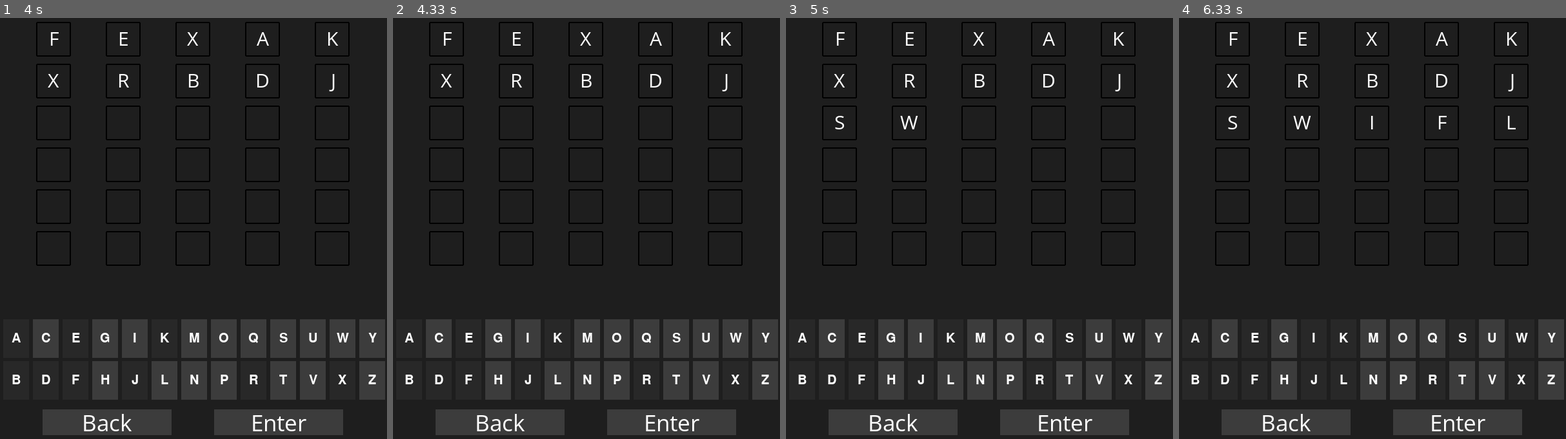
Above: before the commit, frames 1-4 (left to right).
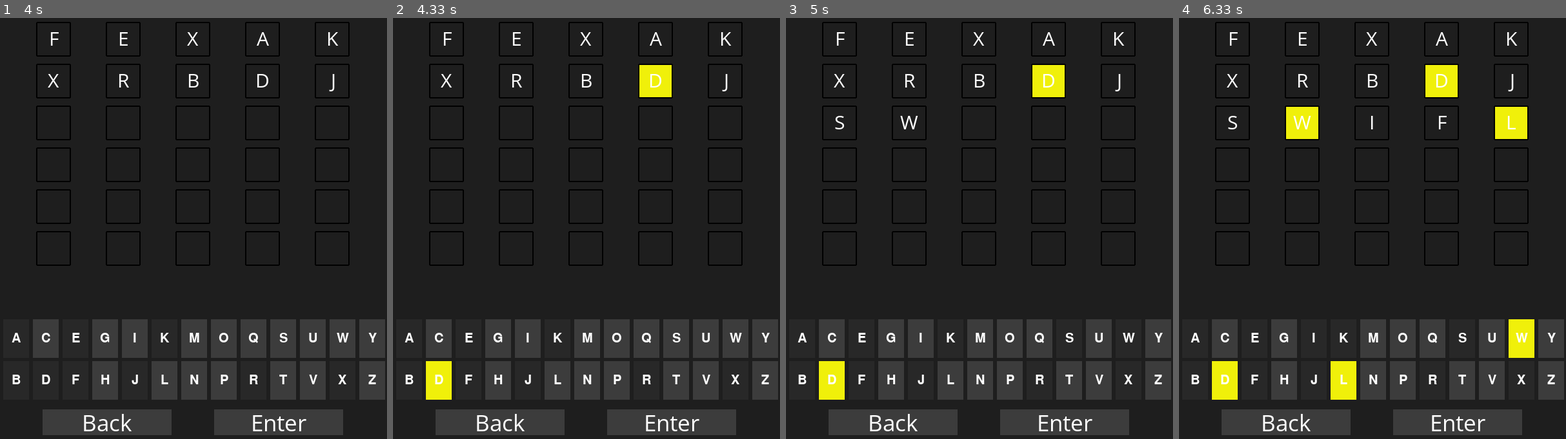
Above: after the commit, the same moments.

Repository: mojtabavahidinasab/Pygame-Projects
Game: pygame game, started from Pygame-Projects/Wordle-remake/src/main.py
Same seed, same stepped clock (60 frames per second), same inputs: the game is played once before the commit and once after it.
Inputs (mouse positions are in pixels of both pictures, inside the frame that each line leads up to):
- Up to frame 1 (4 s): click "Enter" at 0.38 s; click "F" at 0.72 s; click (73, 321) at 1.05 s; click (332, 375) at 1.38 s; click "A" at 1.72 s; click (174, 333) at 2.05 s; click (340, 384) at 2.38 s; click "R" at 2.72 s; click "B" at 3.05 s; click "D" at 3.38 s; click "J" at 3.72 s
- Up to frame 2 (4.33 s): click "Enter" at 4.05 s
- Up to frame 3 (5 s): click "S" at 4.38 s; click (1118, 321) at 4.72 s
- Up to frame 4 (6.33 s): click (1314, 346) at 5.05 s; click (1256, 384) at 5.38 s; click "L" at 5.72 s; click "Enter" at 6.05 s

Frame 1 is identical in both runs. In frame 2, 1.2% of the frame differs, in the area x 8-72%, y 11-91%; in frame 3, 1.2%; in frame 4, 3.6%, in the area x 8-92%, y 11-91%.

Commit message:
Updated all paths

Diff:
--- a/Pygame-Projects/Hand-Cricket/main.py
+++ b/Pygame-Projects/Hand-Cricket/main.py
@@ -13,7 +13,7 @@
 time.sleep(0.2)
 print("The code is one of the worst that I've written, I dont even remember the amount of variables I've created.")
 
-mixer.music.load("Hand-Cricket/sound.mp3")
+mixer.music.load("Pygame-Projects/Hand-Cricket/sound.mp3")
 mixer.music.set_volume(0.9)
 
 pygame.display.set_caption("Hand Cricket!")
@@ -46,7 +46,7 @@
         self.width = self.height = 600
         self.win = pygame.display.set_mode((self.width, self.height))
         self.color_main = (240, 240, 240)
-        self.font = pygame.font.Font('Hand-Cricket/moran.ttf', 30)
+        self.font = pygame.font.Font('Pygame-Projects/Hand-Cricket/moran.ttf', 30)
         self.pos = (0, 0)
         self.bat_score = 0
         self.clock = pygame.time.Clock()
--- a/Pygame-Projects/Hangman/hangman.py
+++ b/Pygame-Projects/Hangman/hangman.py
@@ -14,12 +14,12 @@
 pygame.init()
 mixer.init()
 
-mixer.music.load("Hangman/click.wav")
+mixer.music.load("Pygame-Projects/Hangman/click.wav")
 mixer.music.set_volume(0.9)
 
 words = ['JETHALAL', 'DAYA', 'CHAMPAKLAL', 'TAPU', 'MEHTA', 'ANJALI', 'BHIDE', 'SONU', 'MADHVI', 'POPATLAL', 'ABDUL', 'ROSHAN', 'GOGI', 'PINKU', 'KOMAL', 'HATHI', 'GOLI', 'IYER', 'BABITA', 'NATU', 'BAGHA', 'BAWRI']
 
-images = [pygame.image.load("Hangman/images/hangman0.png"), pygame.image.load("Hangman/images/hangman1.png"),pygame.image.load("Hangman/images/hangman2.png"), pygame.image.load("Hangman/images/hangman3.png"), pygame.image.load("Hangman/images/hangman4.png"), pygame.image.load("Hangman/images/hangman5.png"), pygame.image.load("Hangman/images/hangman6.png")]
+images = [pygame.image.load("Pygame-Projects/Hangman/images/hangman0.png"), pygame.image.load("Pygame-Projects/Hangman/images/hangman1.png"),pygame.image.load("Pygame-Projects/Hangman/images/hangman2.png"), pygame.image.load("Pygame-Projects/Hangman/images/hangman3.png"), pygame.image.load("Pygame-Projects/Hangman/images/hangman4.png"), pygame.image.load("Pygame-Projects/Hangman/images/hangman5.png"), pygame.image.load("Pygame-Projects/Hangman/images/hangman6.png")]
 
 class Button:
     def __init__(self, x, y, letter):
--- a/Pygame-Projects/Rock-Paper-Scissors/main.py
+++ b/Pygame-Projects/Rock-Paper-Scissors/main.py
@@ -12,13 +12,13 @@
 pygame.init()
 mixer.init()
 
-mixer.music.load("Rock-Paper-Scissors/assets/sound.mp3")
+mixer.music.load("Pygame-Projects/Rock-Paper-Scissors/assets/sound.mp3")
 mixer.music.set_volume(0.9)
 
 pygame.display.set_caption("Rock-Paper-Scissors!")
 
 def get_image(name):
-    return pygame.transform.scale(pygame.image.load(join("Rock-Paper-Scissors/assets", name)), (192, 192))
+    return pygame.transform.scale(pygame.image.load(join("Pygame-Projects/Rock-Paper-Scissors/assets", name)), (192, 192))
 
 class Button:
     def __init__(self, x, y, image, name):
@@ -45,7 +45,7 @@
         self.Run = True
         self.pos, self.comp_choice, self.name_in_play, self.mouse_down = (0, 0), None, None, False
         self.Draw, self.Player_win, self.Comp_win = False, False, False
-        self.font = pygame.font.Font("Rock-Paper-Scissors/assets/brightgear.otf", 48)
+        self.font = pygame.font.Font("Pygame-Projects/Rock-Paper-Scissors/assets/brightgear.otf", 48)
 
     def draw_text(self, text, pos):
         rendered_text = self.font.render(text, True, (0, 0, 0), self.color)
--- a/Pygame-Projects/Space-Invaders/main.py
+++ b/Pygame-Projects/Space-Invaders/main.py
@@ -7,7 +7,7 @@
 class Player:
     def __init__(self):
         self.width = self.height = 64
-        self.img = pygame.transform.scale((pygame.image.load('Space-Invaders/Assets/player_img.png')), (self.width, self.height))
+        self.img = pygame.transform.scale((pygame.image.load('Pygame-Projects/Space-Invaders/Assets/player_img.png')), (self.width, self.height))
         self.x = ((640 - self.width)//2)
         self.y = 500
         self.vel = 32
@@ -54,7 +54,7 @@
 class Enemy:
     def __init__(self, x, y):
         self.width = self.height = 48
-        self.img = pygame.transform.scale((pygame.image.load('Space-Invaders/Assets/enemy.png')), (self.width, self.height))
+        self.img = pygame.transform.scale((pygame.image.load('Pygame-Projects/Space-Invaders/Assets/enemy.png')), (self.width, self.height))
         self.x = x
         self.y = y
         self.vel_list = [2, 4, 6, 8, 10, 12]
--- a/Pygame-Projects/Top-Down-Tank-Game/Game/bullet.py
+++ b/Pygame-Projects/Top-Down-Tank-Game/Game/bullet.py
@@ -9,7 +9,7 @@
         self.height = 5
         self.color = (240, 240, 240)
         self.rect = pygame.Rect(self.x, self.y, self.width, self.height)
-        self.img = pygame.transform.scale(pygame.image.load("Pygame-All-Projects/Top-Down-Tank-Game/assets/images/bullet.png"), (5, 5))
+        self.img = pygame.transform.scale(pygame.image.load("Pygame-Projects/Top-Down-Tank-Game/assets/images/bullet.png"), (5, 5))
 
     def draw(self, win):
         win.blit(self.img, (self.x, self.y))
--- a/Pygame-Projects/Top-Down-Tank-Game/Game/enemy.py
+++ b/Pygame-Projects/Top-Down-Tank-Game/Game/enemy.py
@@ -9,7 +9,7 @@
         self.color = (200, 150, 150)
         self.speed = 5
         self.rect = pygame.Rect(self.x, self.y, self.width, self.height)
-        self.img = pygame.transform.scale(pygame.image.load("Pygame-All-Projects/Top-Down-Tank-Game/assets/images/enemy.png"), (40, 40))
+        self.img = pygame.transform.scale(pygame.image.load("Pygame-Projects/Top-Down-Tank-Game/assets/images/enemy.png"), (40, 40))
 
     def draw(self, win):
 
--- a/Pygame-Projects/Top-Down-Tank-Game/Game/main.py
+++ b/Pygame-Projects/Top-Down-Tank-Game/Game/main.py
@@ -42,8 +42,8 @@
         self.bullet_count = Label("Bullets: ", self.bullets - self.counter, self.color, (1330, 300))
         self.score_label = Label("Score: ", self.score, self.color, (1330, 400))
         self.menu = Menu(1250, 100)
-        self.tank_shooting = pygame.mixer.Sound("Pygame-All-Projects/Top-Down-Tank-Game/assets/sounds/tank-shooting.wav")
-        self.tank_hit = pygame.mixer.Sound("Pygame-All-Projects/Top-Down-Tank-Game/assets/sounds/tank-hit.mp3")
+        self.tank_shooting = pygame.mixer.Sound("Pygame-Projects/Top-Down-Tank-Game/assets/sounds/tank-shooting.wav")
+        self.tank_hit = pygame.mixer.Sound("Pygame-Projects/Top-Down-Tank-Game/assets/sounds/tank-hit.mp3")
 
     def enemy_bullet_collision(self):
         for enemy in self.enemy_list[:]:
--- a/Pygame-Projects/Top-Down-Tank-Game/Game/player.py
+++ b/Pygame-Projects/Top-Down-Tank-Game/Game/player.py
@@ -10,11 +10,11 @@
         self.center_x = self.x + self.width/2
         self.center_y = self.y + self.height/2
         self.visible = True
-        self.img = pygame.transform.scale(pygame.image.load("Pygame-All-Projects/Top-Down-Tank-Game/assets/images/Tanks.png"), (64, 64))
+        self.img = pygame.transform.scale(pygame.image.load("Pygame-Projects/Top-Down-Tank-Game/assets/images/Tanks.png"), (64, 64))
         self.dirn = 0
 
 #----------Cannon----------#
-        self.cannon_img = pygame.transform.scale(pygame.image.load("Pygame-All-Projects/Top-Down-Tank-Game/assets/images/cannon.png"), (50, 50))
+        self.cannon_img = pygame.transform.scale(pygame.image.load("Pygame-Projects/Top-Down-Tank-Game/assets/images/cannon.png"), (50, 50))
 
         self.cannon_left_x = self.center_x - 50
         self.cannon_left_y = self.center_y - 25
--- a/Pygame-Projects/Wordle-remake/src/button.py
+++ b/Pygame-Projects/Wordle-remake/src/button.py
@@ -5,7 +5,7 @@
         self.x = x
         self.y = y
         self.width, self.height = 40, 60
-        self.font = pygame.font.SysFont("assets/font.ttf", 30)
+        self.font = pygame.font.SysFont("Pygame-Projects/Wordle-remake/assets/font.ttf", 30)
         self.text = text
         self.color = (60, 60, 60)
         self.rect = pygame.Rect(self.x, self.y, self.width, self.height)
--- a/Pygame-Projects/Wordle-remake/src/main.py
+++ b/Pygame-Projects/Wordle-remake/src/main.py
@@ -10,7 +10,7 @@
 btn_width ,btn_height = 40, 60
 panel_w = panel_h = 50
 
-WORD_LIST = ["ALIVE", "DEATH", "MOUSE", "MONEY", "WOULD", "COULD", "MESSI"]
+WORD_LIST = ["ALIVE", "DEATH", "MOUSE", "MONEY", "WOULD", "COULD", "PHONE", "WATCH", "WIRES", "GAMES", "GRASS"]
 
 WORD = random.choice(WORD_LIST)
 
--- a/Pygame-Projects/Wordle-remake/src/panel.py
+++ b/Pygame-Projects/Wordle-remake/src/panel.py
@@ -7,7 +7,7 @@
         self.y = y
         self.width, self.height = 50, 50
         self.text = text
-        self.font = pygame.font.Font("assets/font.ttf", 30)
+        self.font = pygame.font.Font("Pygame-Projects/Wordle-remake/assets/font.ttf", 30)
         self.rect = pygame.Rect(self.x, self.y, self.width, self.height)
         self.color_main = (30, 30, 30)
 
--- a/Pygame-Projects/Wordle-remake/src/utility_btn.py
+++ b/Pygame-Projects/Wordle-remake/src/utility_btn.py
@@ -10,7 +10,7 @@
         self.text = text
 
     def draw(self, win):
-        font = pygame.font.Font("assets/font.ttf", 35)
+        font = pygame.font.Font("Pygame-Projects/Wordle-remake/assets/font.ttf", 35)
 
         pygame.draw.rect(win, (60, 60, 60), pygame.Rect(self.x, self.y, self.width, self.height))
 
